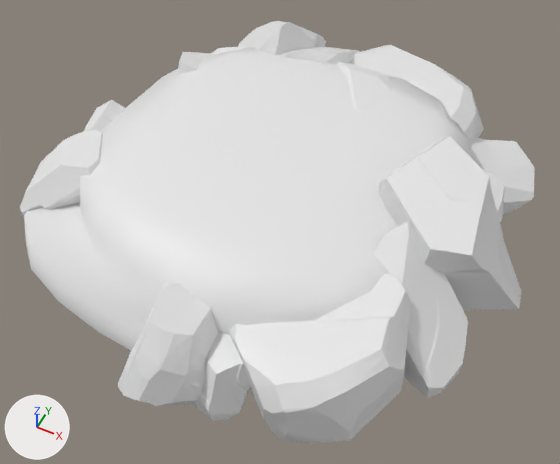
A saved change to the FBX model PlayKits/Terrace/sm_uv_05x_terrace3.fbx.
Camera for both pictures: a 50 mm lens placed at (0.0275, -0.0554, 0.0652), pointed at (0.0019, -0.0043, 0.0013). Lighting does not change. The marker at lower left points along +X, +Y and +Z. Materials are left out; every surface is plain grey. Where no turn or scale is listed for an object, it has been applied to the vertices.

The first picture shows 'Sm_small_w_terrace1:ZBrushPolyMesh3D2'.
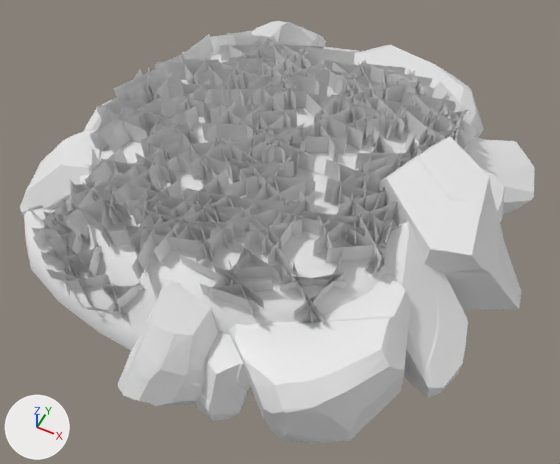
Where the newer file only moved an object's origin or applied its transform, the numbers keep the older frame.

The edits, one by one:
me_mesh is used by ob_sm_small_w_terrace1_zbrushpolymesh3d2; location (0.0, -0.00097, 0.0).
me_mesh had 3752 vertices, 7333 faces and spanned x -0.0283..0.0283, y -0.0286..0.0286, z -0.0055..0.015.
me_mesh now has 6694 vertices, 8434 faces and spans x -0.0283..0.0283, y -0.0286..0.0286, z -0.0055..0.015.
me_mesh part 1: 2942 vertices added at x -0.0219..0.0183, y -0.0229..0.0203, z 0.0038..0.0121.

What differs and where, as boxes (x1, y1, x2, y2) in the pictures (560 x 464 px):
part 1 of me_mesh, added: after (29, 31, 477, 324)
